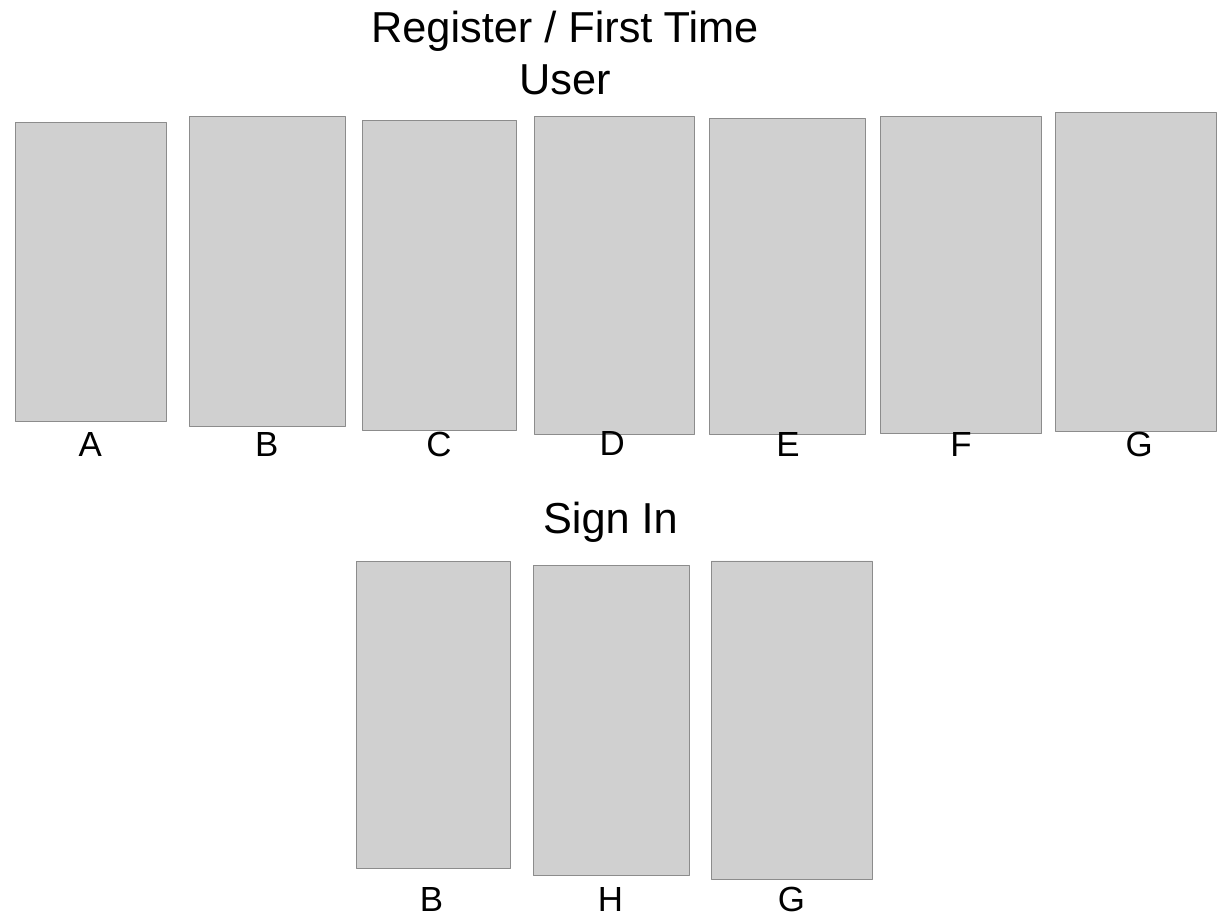
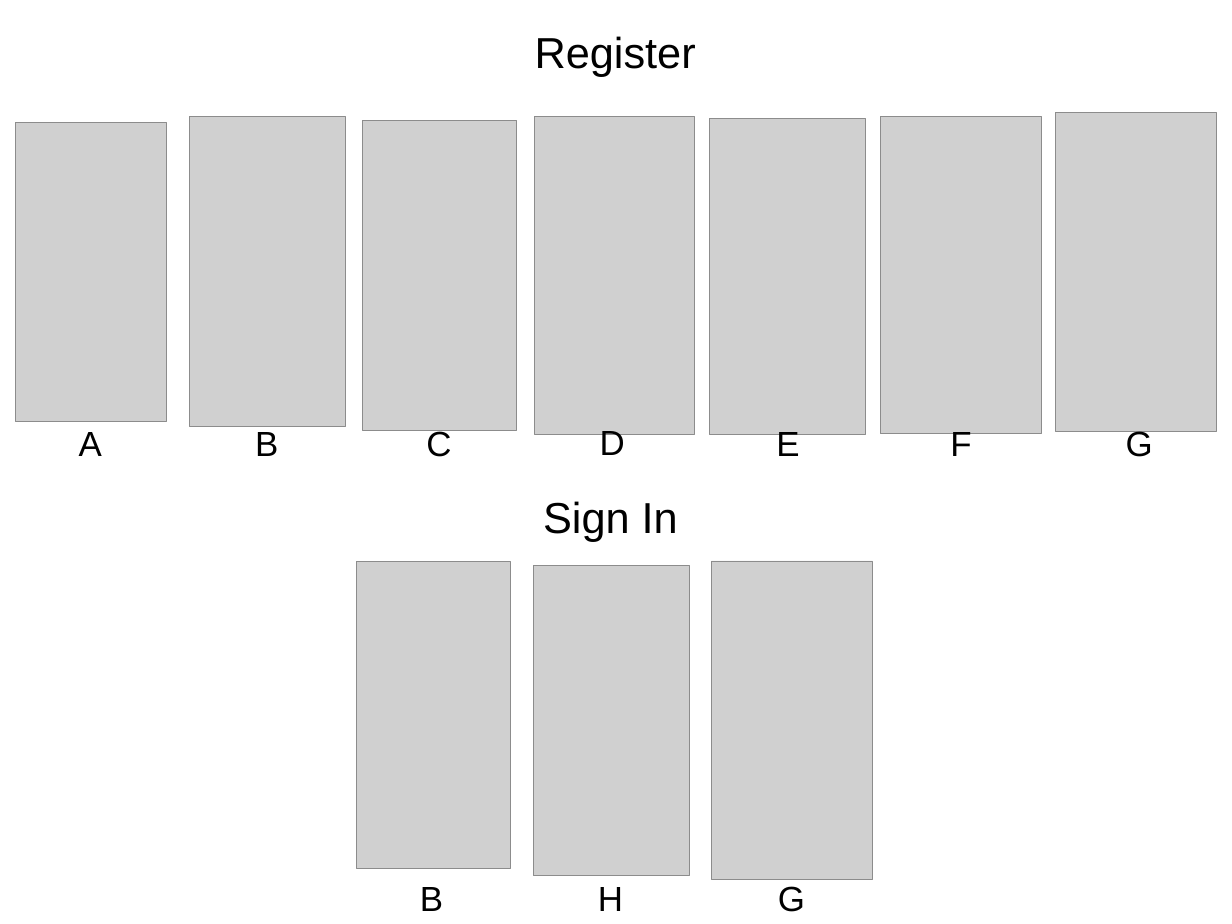
Before and after one commit to Tohoma/Parkit, a slide deck: slide 4 of docs/PARKIT Powerpoint.pptx. Drawn at 1232x924 pixels with LibreOffice and Linux fonts; fonts in the diff are those of the drawing; grey boxes stand for pictures. Boxes give left, top, right and bottom in pixels: in the first picture for what was removed or moved away, otherwise in the second. Text is boxed around its words. In the diff, an @@ line names an element or a change of style, - is before the commit and + after.

```diff
--- a/docs/PARKIT Powerpoint.pptx
+++ b/docs/PARKIT Powerpoint.pptx
@@ text at <box>535,36,696,76</box>: text changed @@
-Register / First Time User
+Register
```
Also in this commit, not shown: 7 other slides changed, 1 slide added, 5 other files.
